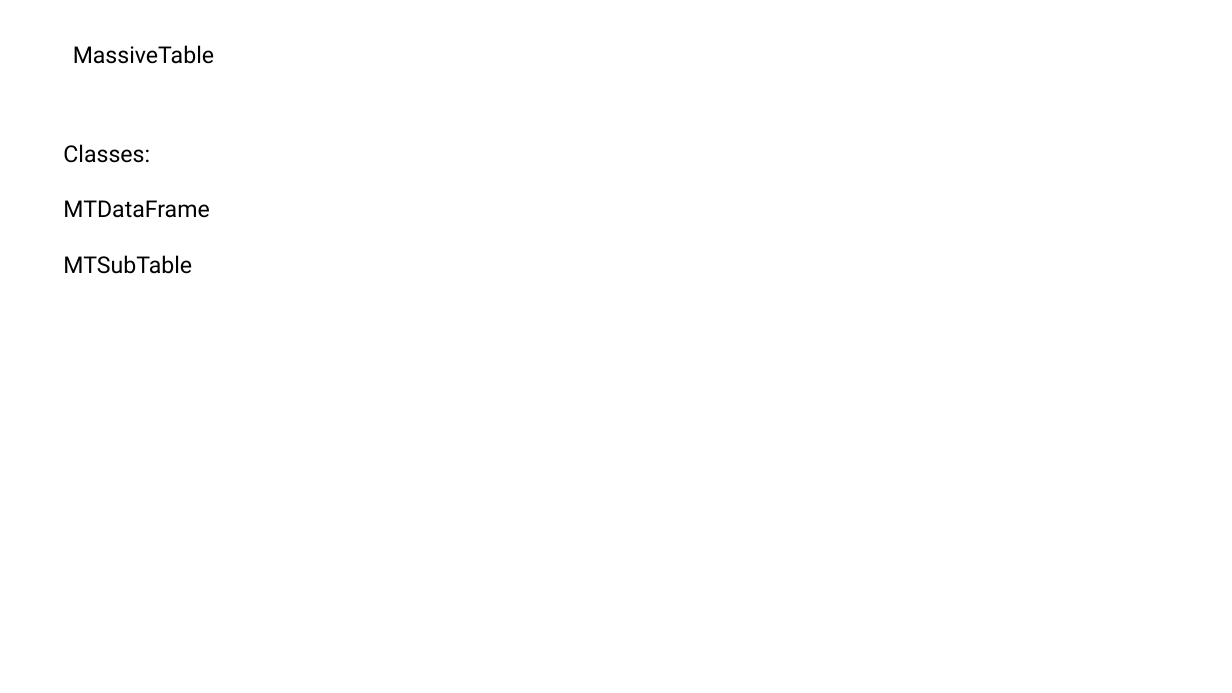
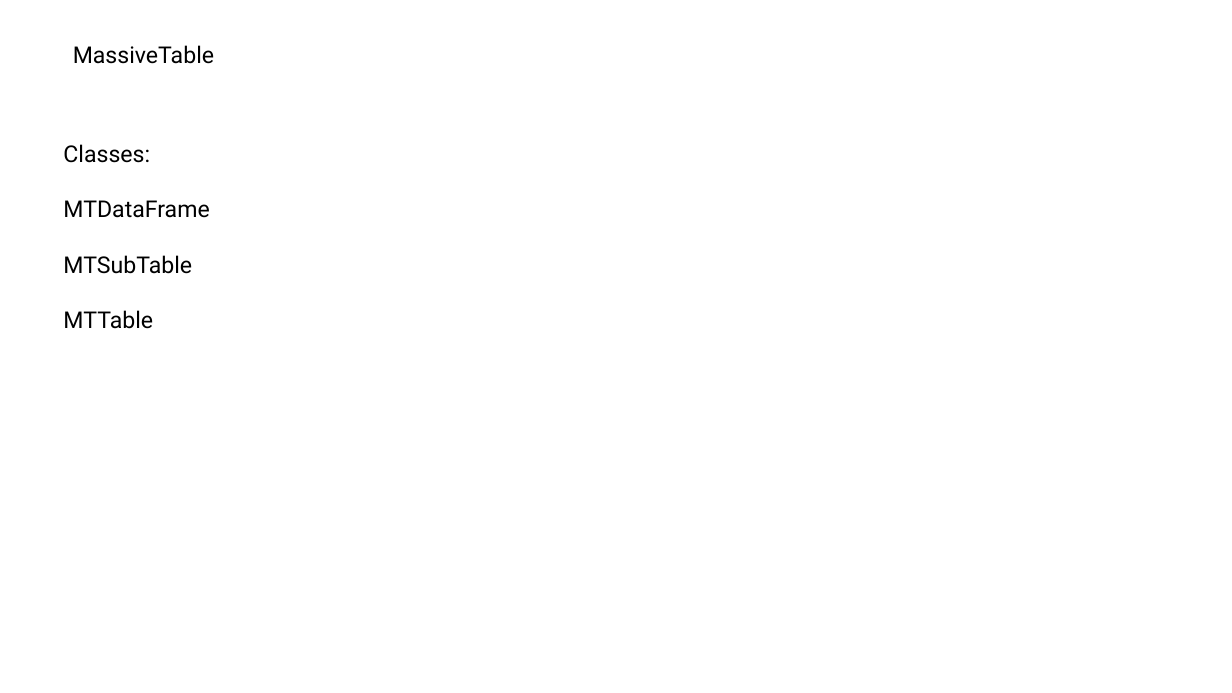
Before and after one commit to Bigmem2/Bigmem2, a slide deck: slide 4 of documentation/MassiveTable.pptx. Drawn at 1232x693 pixels with LibreOffice and Linux fonts; fonts in the diff are those of the drawing. Boxes give left, top, right and bottom in pixels: in the first picture for what was removed or moved away, otherwise in the second. Text is boxed around its words. In the diff, an @@ line names an element or a change of style, - is before the commit and + after.

```diff
--- a/documentation/MassiveTable.pptx
+++ b/documentation/MassiveTable.pptx
@@ text at bbox=[63, 310, 153, 329]: paragraph added @@
+MTTable
```
Also in this commit, not shown: 1 other file.
